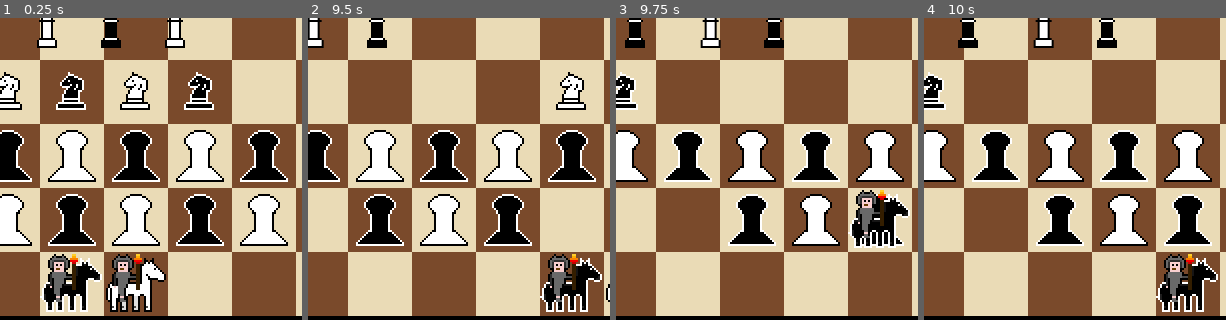
Above: before the commit, frames 1-4 (left to right).
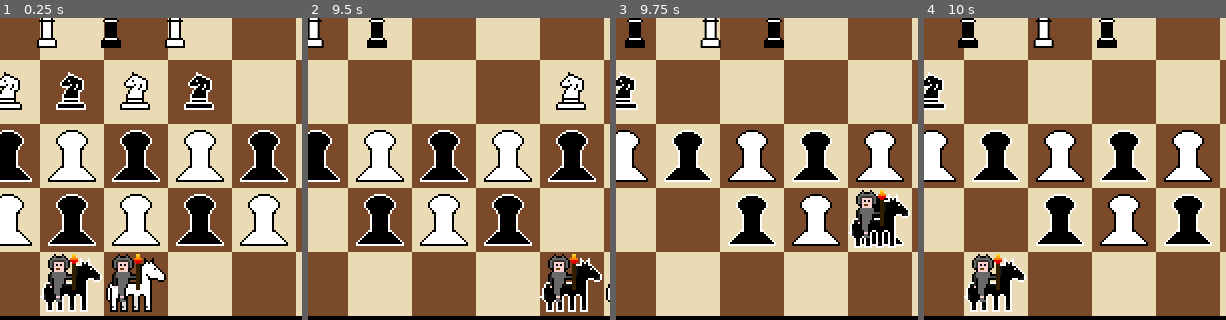
Above: after the commit, the same moments.

Repository: codebyabarrios/Pyramid-Chess
Game: Godot game, scene res://scenes/main.tscn
Same seed, same stepped clock (60 frames per second), same inputs: the game is played once before the commit and once after it.
Inputs (mouse positions are % of the whole screen's width and height, from its top left):
- Up to frame 1 (0.25 s): no input
- Up to frame 2 (9.5 s): tap Enter at 0.5 s; move the mouse to (80, 49) at 0.52 s; hold D (p1_right) 0.53-1.28 s; tap Left (p2_left) at 0.6, 4.35, 8.1 s; click (80, 49) at 0.67 s; move the mouse to (32, 61) at 1.27 s; hold Down 1.28-2.03 s; tap Right (p2_right) at 1.35, 5.1, 8.85 s; move the mouse to (67, 29) at 2.02 s; hold D (p1_right) 2.03-2.78 s; tap Up (p2_up) at 2.1, 5.85 s; move the mouse to (49, 78) at 2.77 s; hold W (p1_up) 2.78-3.53 s; tap Alt at 2.85, 6.6 s; click (49, 78) at 2.92 s; move the mouse to (90, 72) at 3.52 s; hold A (p1_left) 3.53-5.03 s; tap Shift at 3.6, 7.35 s; move the mouse to (20, 38) at 4.27 s; move the mouse to (61, 55) at 5.02 s; hold Down 5.03-5.78 s; click (61, 55) at 5.17 s; move the mouse to (38, 26) at 5.77 s; hold D (p1_right) 5.78-6.53 s; move the mouse to (80, 49) at 6.52 s; hold W (p1_up) 6.53-7.28 s; move the mouse to (32, 61) at 7.27 s; hold D (p1_right) 7.28-8.03 s; click (32, 61) at 7.42 s; move the mouse to (67, 29) at 8.02 s; hold Down 8.03-8.78 s; move the mouse to (49, 78) at 8.77 s; hold A (p1_left) from 8.78 s (still down)
- Up to frame 3 (9.75 s): move the mouse to (90, 72) at 9.52 s; release A (p1_left) at 9.53 s; hold W (p1_up) from 9.53 s (still down); tap Up (p2_up) at 9.6 s; click (90, 72) at 9.67 s
- Up to frame 4 (10 s): keep holding W (p1_up)
The pictures show only the part of the screen within x 33-83%, y 43-93%; the shares and areas given below are measured in that part.

Frames 1-3 are identical in both runs. In frame 4, 5.0% of the frame differs, in the area x 13-98%, y 78-98%.

Commit message:
Agregando una penalizacion al jugador que si come tres veces seguidas una pieza de su mismo color, entonces automaticamente vuelve a la casilla inicial

Diff:
--- a/scenes/main character/main_character.gd
+++ b/scenes/main character/main_character.gd
@@ -11,6 +11,10 @@
 const INPUT_BUFFER_DELAY = 0.08
 var buffered_move_direction = Vector2.ZERO
 var is_waiting_for_input = false
+var cont_same_color = 0
+
+var initial_position_d1 = Vector2 ((4 * TILE_SIZE) + (TILE_SIZE / 2), (7 * TILE_SIZE) + (TILE_SIZE / 2))
+var initial_position_e1 = Vector2 ((3 * TILE_SIZE) + (TILE_SIZE / 2), (7 * TILE_SIZE) + (TILE_SIZE / 2))
 
 const STEP_DELAY = 0.75
 const TILE_SIZE = 64
@@ -89,10 +93,19 @@
 	if piece != null:
 		var board_node = get_parent()
 		if piece.is_white == is_white:
+			cont_same_color += 1
 			position.y += TILE_SIZE
-			if board_node and board_node.has_method("remove_rider_from_matrix"):
-				board_node.remove_rider_from_matrix(self)
+			if cont_same_color >= 3:
 
+				if board_node and board_node.has_method("remove_rider_from_matrix"):
+					board_node.remove_rider_from_matrix(self)
+
+				if is_player_one:
+					position = initial_position_e1
+				else:
+					position = initial_position_d1
+
+				cont_same_color = 0
 		else:
 			direction = piece.direction
 			if board_node and board_node.has_method("register_rider_in_matrix"):
Not shown, changed: export_presets.cfg
Binary file added: index.html/Exportacion Web 3/index.apple-touch-icon.png
Not shown, added: index.html/Exportacion Web 3/index.apple-touch-icon.png.import
Binary file added: index.html/Exportacion Web 3/index.icon.png
Not shown, added: index.html/Exportacion Web 3/index.icon.png.import
Binary file added: index.html/Exportacion Web 3/index.png
Not shown, added: index.html/Exportacion Web 3/index.png.import
Not shown, added: index.html/Exportacion Web 3/Pyramid Chess 3.0.zip
Not shown, added: index.html/Exportacion Web 3/index.audio.position.worklet.js
Not shown, added: index.html/Exportacion Web 3/index.audio.worklet.js
Not shown, added: index.html/Exportacion Web 3/index.html
Not shown, added: index.html/Exportacion Web 3/index.js
(and 2 more such lines)
